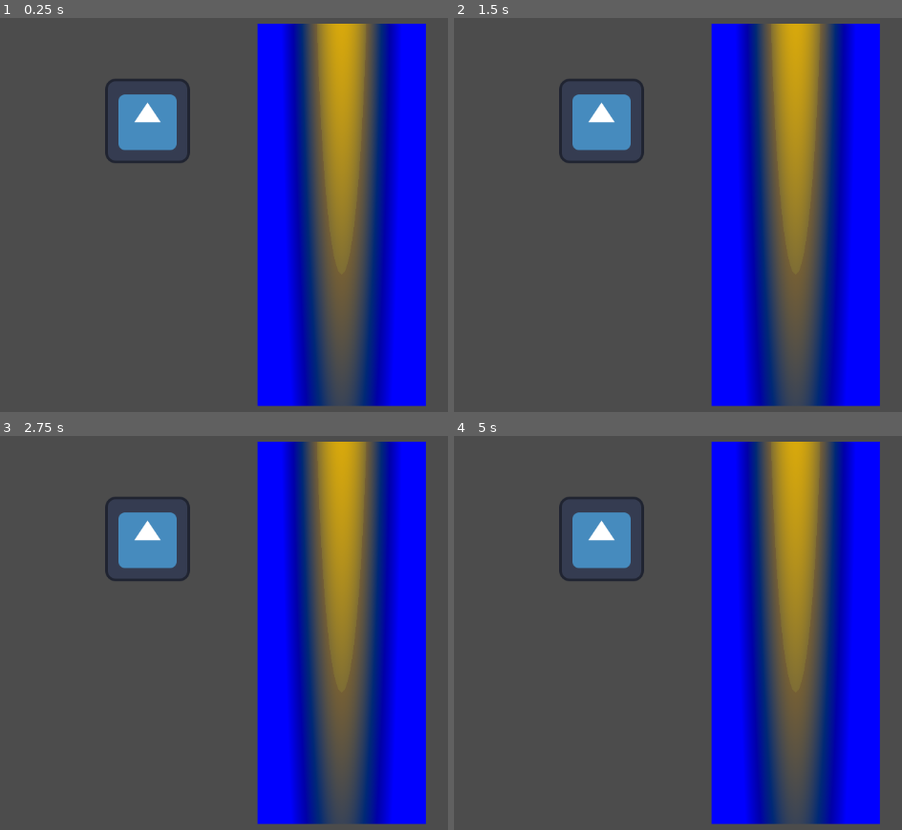
Above: before the commit, frames 1-4 (two rows, left to right).
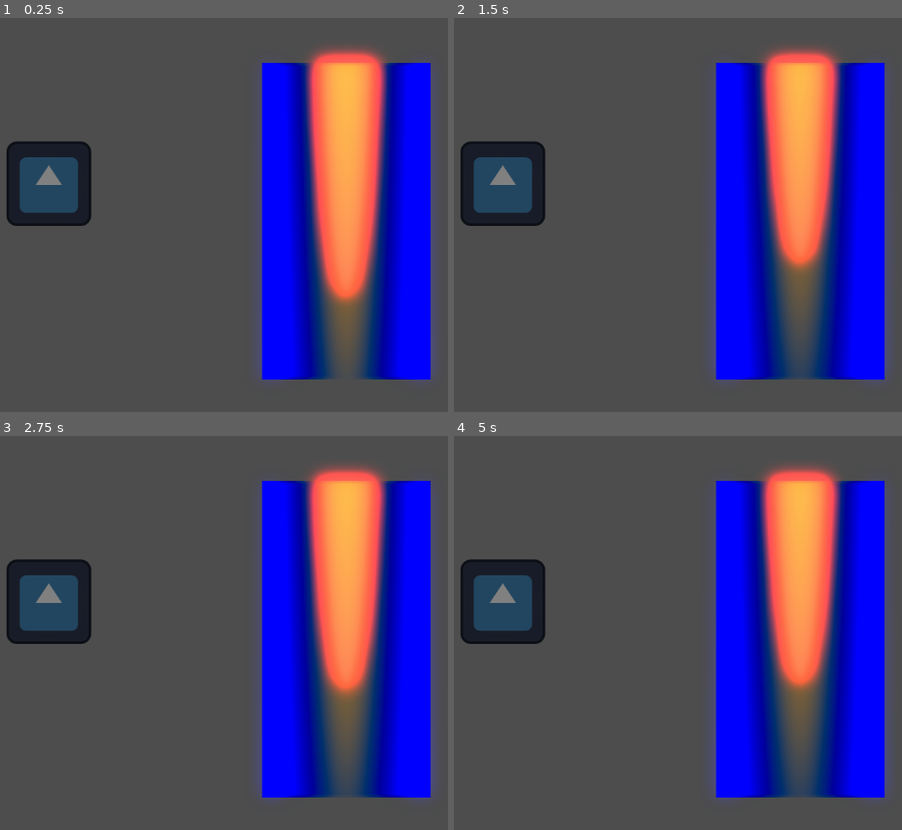
Above: after the commit, the same moments.

Repository: vignesh-j-shetty/rocketeffectpoc
Game: Godot game, scene res://main_scene.tscn
The game is run twice, just before and just after one commit, with the same random seed, the same clock (stepped at 60 frames per second) and the same inputs. The engine's default icon, where the game draws it, is replaced by a stand-in: a white triangle on a blue panel in a dark square.
Inputs:
- Up to frame 1 (0.25 s): no input
- Up to frame 2 (1.5 s): no input
- Up to frame 3 (2.75 s): no input
- Up to frame 4 (5 s): tap Enter at 4.25 s

The runs differ from the first frame. In frame 1, 28% of the frame differs, in the area x 1-98%, y 1-99%; in frame 2, 30%; in frame 3, 29%; in frame 4, 30%.

Commit message:
commit 2

Diff:
--- a/RocketEffect.gdshader
+++ b/RocketEffect.gdshader
@@ -6,6 +6,10 @@
 uniform vec3 yellow_color: source_color;
 uniform vec3 orange_color: source_color;
 uniform float effect_speed = 0.1;
+
+
+// Height controls
+uniform float flame_height = 1.6;
 
 float ellipse(vec2 coord, float a, float b) {
 	float x2 = pow(coord.x - 0.5, 2.0);
@@ -28,7 +32,7 @@
 
 
 void fragment() {
-	float main_flame = ellipse(UV, 0.2, 1.5);
+	float main_flame = ellipse(UV, 0.2, flame_height);
 	vec3 color = orange_color;
 	if(main_flame < 0.7) {
 		color = yellow_color;
--- a/blur_test.gdshader
+++ b/blur_test.gdshader
@@ -1,43 +1,31 @@
 shader_type canvas_item;
 
-uniform int strength: hint_range(1, 10) = 1;
-const float STD = 5.5;
 
+uniform float sigma = 10.2;
+// If you intend to read from mipmaps with `textureLod()` LOD values greater than `0.0`,
+// use `filter_nearest_mipmap` instead. This shader doesn't require it.
+uniform sampler2D screen_texture : hint_screen_texture, repeat_disable, filter_nearest;
 
-float gauss(int x, int y){
-	return exp(-float(x * x + y * y) / (2. * STD * STD)) / (2. * PI * STD * STD);
+float gauss(float x, float y) {
+	float c = 2.0 * sigma * sigma;
+	float p = (pow(x, 2) + pow(y, 2)) / c;
+	float e = pow(E, -p);
+	float g = 1.0 / (c * PI);
+	return g * e;
 }
 
 
 void fragment() {
-	int x = int(UV.x / TEXTURE_PIXEL_SIZE.x);
-	int y = int(UV.y / TEXTURE_PIXEL_SIZE.y);
-	int i_min = max(x - strength, 0);
-	int i_max = min(x + strength + 1, int(1./TEXTURE_PIXEL_SIZE.x));
-	int i_diff = i_max - i_min;
-	int j_min = max(y - strength, 0);
-	int j_max = min(y + strength + 1, int(1./TEXTURE_PIXEL_SIZE.y));
-	int j_diff = j_max - j_min;
-	// Should be equal to (strength * 2 + 1)^2
-	vec4 weights[9];
-	vec4 total = vec4(0., 0., 0., 0.);
-	for(int i = i_min; i < i_max; i++){
-		for(int j = j_min; j < j_max; j++){
-			vec4 weight = vec4(
-				gauss(i-x, y-j),
-				gauss(i-x, y-j),
-				gauss(i-x, y-j),
-				gauss(i-x, y-j)
-			);
-			weights[j-j_min + (i-i_min) * (j_max-j_min)] = weight;
-			total += weight;
+	int d = 5; // Kernel radius
+	vec4 accumulated_color = vec4(0.0);
+	float total_weight = 0.0;
+	for (int i = -d; i <= d; i++) {
+		for (int j = -d; j <= d; j++) {
+			vec2 offset = vec2(float(i), float(j)) * SCREEN_PIXEL_SIZE;
+			float weight = gauss(float(i), float(j));
+			accumulated_color += (textureLod(screen_texture, SCREEN_UV + offset, 0.0) * weight);
+			total_weight += weight;
 		}
 	}
-	vec4 color_total = vec4(0., 0., 0., 0.);
-	for(int k = 0; k < weights.length(); k++){
-		weights[k] /= total;
-		weights[k] *= texture(TEXTURE, (UV / TEXTURE_PIXEL_SIZE + vec2(float(k / i_diff), float(k % i_diff))) * TEXTURE_PIXEL_SIZE);
-		color_total += weights[k];
-	}
-	//COLOR = color_total;
+	COLOR = accumulated_color / total_weight;  // Normalize by total weight
 }
--- /dev/null
+++ b/main_scene.gd
@@ -0,0 +1,17 @@
+extends Node2D
+
+
+# Called when the node enters the scene tree for the first time.
+func _ready() -> void:
+	for node in self.get_children():
+		if node.name == "WorldEnvironment":
+			continue
+		#if node.name != "RocketEngine" and node.name == "ColorRect":
+			#node.modulate =  Color(0.7, 0.7, 0.7)
+
+	pass # Replace with function body.
+
+
+# Called every frame. 'delta' is the elapsed time since the previous frame.
+func _process(delta: float) -> void:
+	pass
--- a/main_scene.tscn
+++ b/main_scene.tscn
@@ -1,23 +1,53 @@
-[gd_scene load_steps=4 format=3 uid="uid://bsm3hbw75h5ty"]
+[gd_scene load_steps=9 format=3 uid="uid://bsm3hbw75h5ty"]
 
-[ext_resource type="Shader" path="res://RocketEffect.gdshader" id="1_p0thj"]
-[ext_resource type="Texture2D" uid="uid://doaq5aje84o8g" path="res://icon.svg" id="2_subrq"]
+[ext_resource type="Script" path="res://main_scene.gd" id="1_1eqrk"]
+[ext_resource type="Shader" path="res://RocketEffect.gdshader" id="1_kblq5"]
+[ext_resource type="Texture2D" uid="uid://doaq5aje84o8g" path="res://icon.svg" id="2_5u1f7"]
+[ext_resource type="Script" path="res://rocket_engine.gd" id="4_5d3g6"]
+[ext_resource type="Shader" path="res://blur_test.gdshader" id="4_uif7i"]
 
-[sub_resource type="ShaderMaterial" id="ShaderMaterial_ccllo"]
-shader = ExtResource("1_p0thj")
-shader_parameter/yellow_color = Color(0.952941, 0.733333, 0, 1)
-shader_parameter/orange_color = Color(0.831373, 0.545098, 0, 1)
+[sub_resource type="Environment" id="Environment_pepoh"]
+background_mode = 3
+glow_enabled = true
+glow_intensity = 0.42
+glow_strength = 1.17
+glow_bloom = 0.04
+glow_blend_mode = 0
+glow_hdr_threshold = 0.8
+glow_hdr_scale = 1.22
+
+[sub_resource type="ShaderMaterial" id="ShaderMaterial_tuprg"]
+shader = ExtResource("1_kblq5")
+shader_parameter/yellow_color = Color(113.298, 0.72549, 0.207843, 1)
+shader_parameter/orange_color = Color(0.92549, 0.552941, 0.0156863, 1)
 shader_parameter/effect_speed = 0.1
+shader_parameter/flame_height = 1.2
+
+[sub_resource type="ShaderMaterial" id="ShaderMaterial_fkvmp"]
+shader = ExtResource("4_uif7i")
+shader_parameter/sigma = 10.2
 
 [node name="MainScene" type="Node2D"]
+script = ExtResource("1_1eqrk")
 
-[node name="RocketEffectShader" type="Sprite2D" parent="."]
-self_modulate = Color(34.677, 14.516, 19.086, 1)
-material = SubResource("ShaderMaterial_ccllo")
-position = Vector2(595, 331)
-scale = Vector2(1.99137, 4.51517)
-texture = ExtResource("2_subrq")
+[node name="WorldEnvironment" type="WorldEnvironment" parent="."]
+environment = SubResource("Environment_pepoh")
+
+[node name="RocketEngine" type="Sprite2D" parent="."]
+modulate = Color(100, 0, 0, 1)
+material = SubResource("ShaderMaterial_tuprg")
+position = Vector2(602, 341)
+scale = Vector2(1.98438, 3.74219)
+texture = ExtResource("2_5u1f7")
+script = ExtResource("4_5d3g6")
+
+[node name="blurEffect" type="Sprite2D" parent="RocketEngine"]
+modulate = Color(100, 0, 0, 1)
+material = SubResource("ShaderMaterial_fkvmp")
+texture = ExtResource("2_5u1f7")
+metadata/_edit_lock_ = true
 
 [node name="Icon" type="Sprite2D" parent="."]
-position = Vector2(302, 189)
-texture = ExtResource("2_subrq")
+modulate = Color(0.5, 0.5, 0.5, 1)
+position = Vector2(153, 284)
+texture = ExtResource("2_5u1f7")
--- /dev/null
+++ b/rocket_engine.gd
@@ -0,0 +1,12 @@
+extends Sprite2D
+
+var shader_material: ShaderMaterial
+# Called when the node enters the scene tree for the first time.
+func _ready() -> void:
+	shader_material = self.material as ShaderMaterial
+
+
+# Called every frame. 'delta' is the elapsed time since the previous frame.
+func _process(delta: float) -> void:
+	var h = lerp(1.45, 1.6, randf())
+	shader_material.set_shader_parameter("flame_height", h)
Binary file added: Sheep.webp
Not shown, added: Sheep.webp.import
